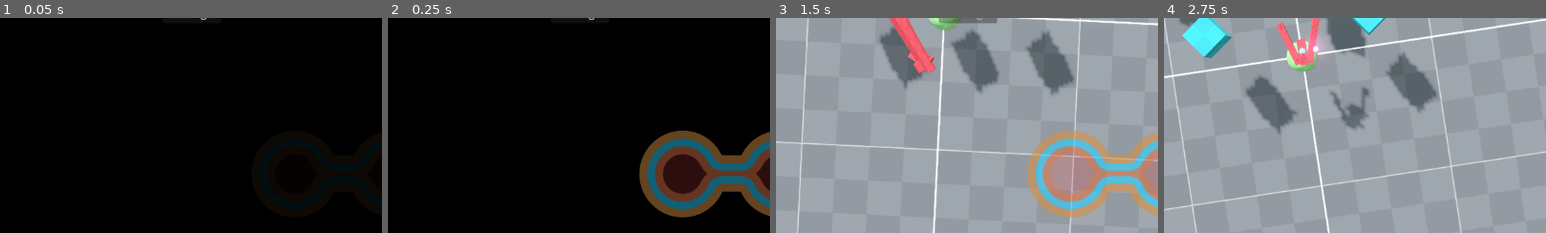
Above: before the commit, frames 1-4 (left to right).
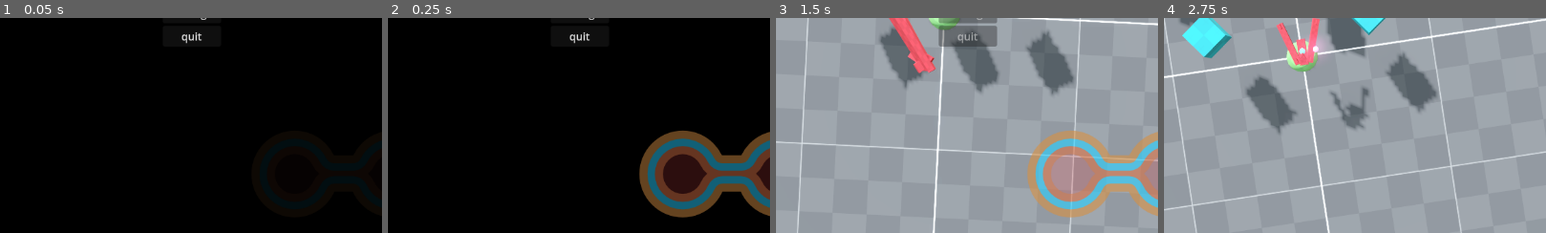
Above: after the commit, the same moments.

Repository: ioxu/star
Game: Godot game, scene res://globals/game.tscn
Same seed, same stepped clock (60 frames per second), same inputs: the game is played once before the commit and once after it. This scene is started directly instead of the project's main scene.
Inputs:
- Up to frame 1 (0.05 s): no input
- Up to frame 2 (0.25 s): no input
- Up to frame 3 (1.5 s): click "new game" at 0.5 s; click "new game" at 1.25 s
- Up to frame 4 (2.75 s): hold Right (ui_right) from 2.03 s (still down)
The pictures show only the part of the screen within x 24-74%, y 35-85%; the shares and areas given below are measured in that part.

The runs differ from the first frame. In frame 1, 0.1% of the frame differs, in the area x 47-53%, y 6-12%; in frame 2, 0.1%; in frame 3, 1.4%, in the area x 42-58%, y 3-14%; in frame 4, nothing differs.

Commit message:
pause screen buttons, resume and quit

Diff:
--- a/globals/GameStates/main_menu.gd
+++ b/globals/GameStates/main_menu.gd
@@ -48,6 +48,10 @@
 	pass
 
 
+func _on_quit_button_pressed() -> void:
+	get_tree().quit()
+
+
 func _on_new_game() -> void:
 	pprint("_on_new_game received")
 	transitioned.emit( self, "MainMenu_Playing_transition" )
--- a/globals/GameStates/pause.gd
+++ b/globals/GameStates/pause.gd
@@ -13,8 +13,14 @@
 
 var last_camera_transform : Transform3D
 
-# target transform to lerp the camera to, relative to the player transform
+# target transform to lerp the camera to, relative to the player transform:
 var relative_target_transform : Transform3D
+
+#-- buttons
+var resume_button : Button
+var quit_to_main_menu_button : Button
+var quit_to_desktop_button : Button
+
 
 func _ready() -> void:
 	player = get_tree().get_first_node_in_group("player")
@@ -23,6 +29,11 @@
 
 	ui_pause.visible = false
 	ui_pause.modulate = Color(1.0, 1.0, 1.0, .0)
+
+	resume_button = ui_pause.find_child("resume_button")
+	quit_to_main_menu_button = ui_pause.find_child("quit_to_main_menu_button")
+	quit_to_desktop_button = ui_pause.find_child("quit_to_desktop_button")
+
 
 func enter() -> void:
 	#var rel_origin : Vector3 = Vector3(2.0, 1.0, -2.0)
@@ -44,7 +55,10 @@
 
 	last_camera_transform = camera.global_transform
 
-	ui_pause.visible = true
+	ui_pause.visible = false
+
+	resume_button.grab_focus.call_deferred()
+
 
 func exit() -> void:
 	pprint("exit()")
@@ -68,6 +82,7 @@
 	relative_target_transform = Transform3D( rel_basis, rel_origin )
 
 	if transitioning_in:
+		ui_pause.visible = true
 		norm_transition_time = clamp((transition_time - $transition_timer.time_left) / transition_time , 0.0, 1.0)
 		norm_transition_time = ease(norm_transition_time, -3.0)
 
@@ -90,7 +105,9 @@
 
 		if norm_transition_time == 0.0:
 			transitioning_out = false
+			ui_pause.visible = false
 			transitioned.emit(self, "Playing")
+
 
 
 func physics_update( delta ) -> void:
@@ -99,10 +116,26 @@
 
 func handle_input(event: InputEvent) -> void:
 	if Input.is_action_just_pressed_by_event("ui_pause", event):
-		pprint("UN-PAUSE")
-		#transitioned.emit(self, "Playing")
-		transitioning_out = true
-		$transition_timer.start()
+		unpause()
+
+
+func unpause() -> void:
+	pprint("UN-PAUSE")
+	#transitioned.emit(self, "Playing")
+	transitioning_out = true
+	$transition_timer.start()
+
+
+func _on_resume_button() -> void:
+	unpause()
+
+
+func _on_quit_to_main_menu_button() -> void:
+	transitioned.emit(self, "Playing_MainMenu_transition")
+
+
+func _on_quit_to_desktop_button() -> void:
+	get_tree().quit()
 
 
 func pprint(thing) -> void:
--- a/globals/GameStates/state_machine.gd
+++ b/globals/GameStates/state_machine.gd
@@ -44,6 +44,7 @@
 
 	var new_state = states.get( new_state_name )
 	if !new_state:
+		push_warning('requested state "%s" was not found.'%str(new_state_name))
 		return
 
 	if current_state:
--- a/globals/game.tscn
+++ b/globals/game.tscn
@@ -27,6 +27,8 @@
 
 [sub_resource type="StyleBoxEmpty" id="StyleBoxEmpty_06wfu"]
 
+[sub_resource type="StyleBoxEmpty" id="StyleBoxEmpty_ie6ya"]
+
 [node name="Game" type="Node2D"]
 
 [node name="SubViewportContainer" type="SubViewportContainer" parent="."]
@@ -148,6 +150,12 @@
 size_flags_vertical = 0
 text = "settings"
 
+[node name="quit_button" type="Button" parent="ui_main_menu/buttons/HBoxContainer/VBoxContainer"]
+layout_mode = 2
+size_flags_vertical = 0
+text = "quit
+"
+
 [node name="fade_up_timer" type="Timer" parent="ui_main_menu"]
 wait_time = 3.0
 one_shot = true
@@ -156,7 +164,6 @@
 [node name="ui_pause_menu" type="Node" parent="."]
 
 [node name="ui_pause_menu_control" type="Control" parent="ui_pause_menu"]
-visible = false
 layout_mode = 3
 anchors_preset = 0
 offset_right = 40.0
@@ -172,6 +179,43 @@
 theme_override_font_sizes/font_size = 200
 text = "PAUSE"
 
+[node name="MarginContainer" type="MarginContainer" parent="ui_pause_menu/ui_pause_menu_control"]
+layout_mode = 1
+anchors_preset = 15
+anchor_right = 1.0
+anchor_bottom = 1.0
+offset_right = 1112.0
+offset_bottom = 608.0
+grow_horizontal = 2
+grow_vertical = 2
+
+[node name="HBoxContainer" type="HBoxContainer" parent="ui_pause_menu/ui_pause_menu_control/MarginContainer"]
+layout_mode = 2
+
+[node name="VSeparator" type="VSeparator" parent="ui_pause_menu/ui_pause_menu_control/MarginContainer/HBoxContainer"]
+layout_mode = 2
+theme_override_constants/separation = 515
+theme_override_styles/separator = SubResource("StyleBoxEmpty_ie6ya")
+
+[node name="VBoxContainer" type="VBoxContainer" parent="ui_pause_menu/ui_pause_menu_control/MarginContainer/HBoxContainer"]
+layout_mode = 2
+
+[node name="HSeparator" type="HSeparator" parent="ui_pause_menu/ui_pause_menu_control/MarginContainer/HBoxContainer/VBoxContainer"]
+layout_mode = 2
+theme_override_constants/separation = 164
+
+[node name="resume_button" type="Button" parent="ui_pause_menu/ui_pause_menu_control/MarginContainer/HBoxContainer/VBoxContainer"]
+layout_mode = 2
+text = "resume"
+
+[node name="quit_to_main_menu_button" type="Button" parent="ui_pause_menu/ui_pause_menu_control/MarginContainer/HBoxContainer/VBoxContainer"]
+layout_mode = 2
+text = "quit to main menu"
+
+[node name="quit_to_desktop_button" type="Button" parent="ui_pause_menu/ui_pause_menu_control/MarginContainer/HBoxContainer/VBoxContainer"]
+layout_mode = 2
+text = "quit to desktop"
+
 [node name="Game State" type="Node" parent="." node_paths=PackedStringArray("initial_state")]
 script = ExtResource("1_ehmke")
 initial_state = NodePath("MainMenu")
@@ -202,4 +246,8 @@
 one_shot = true
 
 [connection signal="pressed" from="ui_main_menu/buttons/HBoxContainer/VBoxContainer/new_game_button" to="ui_main_menu" method="_on_new_game_button_pressed"]
+[connection signal="pressed" from="ui_main_menu/buttons/HBoxContainer/VBoxContainer/quit_button" to="Game State/MainMenu" method="_on_quit_button_pressed"]
 [connection signal="timeout" from="ui_main_menu/fade_up_timer" to="ui_main_menu" method="_on_fade_up_timer_timeout"]
+[connection signal="pressed" from="ui_pause_menu/ui_pause_menu_control/MarginContainer/HBoxContainer/VBoxContainer/resume_button" to="Game State/Pause" method="_on_resume_button"]
+[connection signal="pressed" from="ui_pause_menu/ui_pause_menu_control/MarginContainer/HBoxContainer/VBoxContainer/quit_to_main_menu_button" to="Game State/Pause" method="_on_quit_to_main_menu_button"]
+[connection signal="pressed" from="ui_pause_menu/ui_pause_menu_control/MarginContainer/HBoxContainer/VBoxContainer/quit_to_desktop_button" to="Game State/Pause" method="_on_quit_to_desktop_button"]
--- a/globals/title_splash-two.tscn
+++ b/globals/title_splash-two.tscn
@@ -22,7 +22,7 @@
 	$text.modulate = Color.BLACK
 	$Timer.wait_time = total_time
 	await get_tree().create_timer(0.5).timeout
-	$Timer.start()
+	#$Timer.start()
 
 
 func _process(_delta: float) -> void:
@@ -40,6 +40,11 @@
 		get_tree().change_scene_to_file( \"res://globals/title_splash.tscn\" )
 	else:
 		$Timer.start()
+
+
+func _input(event: InputEvent) -> void:
+	if Input.is_action_just_pressed(\"ui_accept\"):
+		$Timer.start()
 "
 
 [sub_resource type="StyleBoxFlat" id="StyleBoxFlat_08vje"]
@@ -52,7 +57,7 @@
 script = SubResource("GDScript_gmaan")
 
 [node name="Timer" type="Timer" parent="."]
-wait_time = 4.0
+wait_time = 3.0
 
 [node name="Panel" type="Panel" parent="."]
 anchors_preset = 15
Not shown: 1 places in globals/game.tscn that only renumber resources
